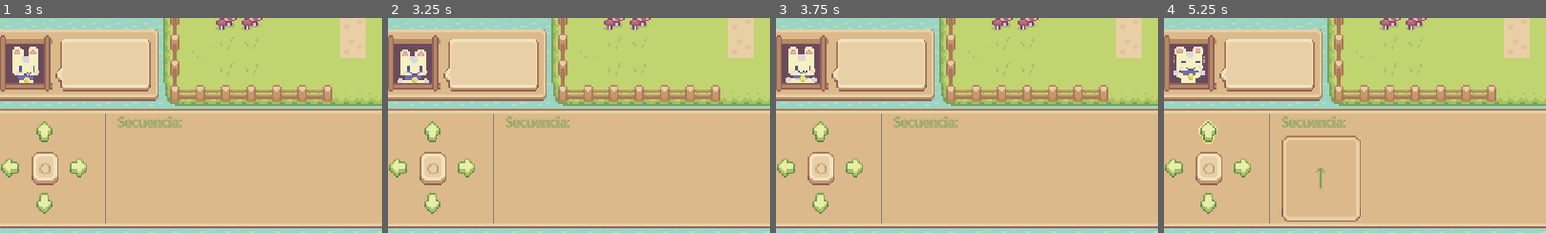
Above: before the commit, frames 1-4 (left to right).
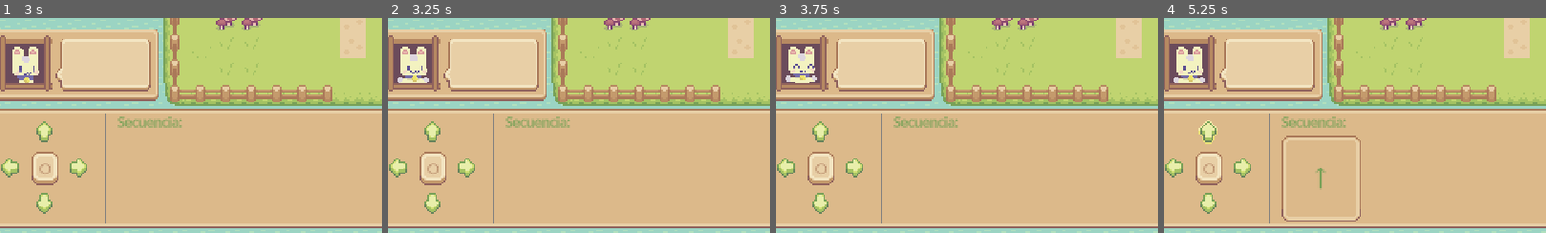
Above: after the commit, the same moments.

Repository: iarabaya/proyecto-integrador-v1
Game: Godot game, scene res://scenes/main_menu/main_menu.tscn
The game is run twice, just before and just after one commit, with the same random seed, the same clock (stepped at 60 frames per second) and the same inputs.
Inputs (mouse positions are % of the whole screen's width and height, from its top left):
- Up to frame 1 (3 s): click "▶ Jugar" at 0.5 s; click "▶ Ejecutar" at 1.25 s; click "✕ Limpiar" at 2 s; click "↺ Reiniciar" at 2.75 s
- Up to frame 2 (3.25 s): no input
- Up to frame 3 (3.75 s): click "↺ Reiniciar" at 3.5 s
- Up to frame 4 (5.25 s): click "↺ Reiniciar" at 4.25 s; click (8, 76) at 5 s
The pictures show only the part of the screen within x 2-52%, y 50-100%; the shares and areas given below are measured in that part.

Frame 1 is identical in both runs. In frame 2, 0.4% of the frame differs, in the area x 2-11%, y 13-31%; in frame 3, 0.3%; in frame 4, 0.6%.

Commit message:
feat: delete movements clicked with clear and excited anim

Diff:
--- a/assets/resources/emotes.tres
+++ b/assets/resources/emotes.tres
@@ -178,18 +178,74 @@
 atlas = ExtResource("1_wfq2i")
 region = Rect2(128, 736, 32, 32)
 
+[sub_resource type="AtlasTexture" id="AtlasTexture_s0fu3"]
+atlas = ExtResource("1_wfq2i")
+region = Rect2(0, 448, 32, 32)
+
+[sub_resource type="AtlasTexture" id="AtlasTexture_85re2"]
+atlas = ExtResource("1_wfq2i")
+region = Rect2(32, 448, 32, 32)
+
+[sub_resource type="AtlasTexture" id="AtlasTexture_pgltb"]
+atlas = ExtResource("1_wfq2i")
+region = Rect2(64, 448, 32, 32)
+
+[sub_resource type="AtlasTexture" id="AtlasTexture_3buyw"]
+atlas = ExtResource("1_wfq2i")
+region = Rect2(0, 480, 32, 32)
+
+[sub_resource type="AtlasTexture" id="AtlasTexture_bt7bw"]
+atlas = ExtResource("1_wfq2i")
+region = Rect2(32, 480, 32, 32)
+
+[sub_resource type="AtlasTexture" id="AtlasTexture_virl2"]
+atlas = ExtResource("1_wfq2i")
+region = Rect2(64, 480, 32, 32)
+
+[sub_resource type="AtlasTexture" id="AtlasTexture_20whn"]
+atlas = ExtResource("1_wfq2i")
+region = Rect2(96, 480, 32, 32)
+
+[sub_resource type="AtlasTexture" id="AtlasTexture_iu7os"]
+atlas = ExtResource("1_wfq2i")
+region = Rect2(128, 480, 32, 32)
+
+[sub_resource type="AtlasTexture" id="AtlasTexture_hclf2"]
+atlas = ExtResource("1_wfq2i")
+region = Rect2(160, 480, 32, 32)
+
+[sub_resource type="AtlasTexture" id="AtlasTexture_ukwuh"]
+atlas = ExtResource("1_wfq2i")
+region = Rect2(192, 480, 32, 32)
+
+[sub_resource type="AtlasTexture" id="AtlasTexture_qnc64"]
+atlas = ExtResource("1_wfq2i")
+region = Rect2(0, 544, 32, 32)
+
+[sub_resource type="AtlasTexture" id="AtlasTexture_l1wef"]
+atlas = ExtResource("1_wfq2i")
+region = Rect2(0, 576, 32, 32)
+
+[sub_resource type="AtlasTexture" id="AtlasTexture_vq8m6"]
+atlas = ExtResource("1_wfq2i")
+region = Rect2(32, 576, 32, 32)
+
+[sub_resource type="AtlasTexture" id="AtlasTexture_cyv4r"]
+atlas = ExtResource("1_wfq2i")
+region = Rect2(64, 576, 32, 32)
+
+[sub_resource type="AtlasTexture" id="AtlasTexture_6pges"]
+atlas = ExtResource("1_wfq2i")
+region = Rect2(96, 576, 32, 32)
+
+[sub_resource type="AtlasTexture" id="AtlasTexture_fcnyn"]
+atlas = ExtResource("1_wfq2i")
+region = Rect2(128, 576, 32, 32)
+
 [sub_resource type="AtlasTexture" id="AtlasTexture_jwldj"]
 atlas = ExtResource("1_wfq2i")
 region = Rect2(0, 448, 32, 32)
 
-[sub_resource type="AtlasTexture" id="AtlasTexture_s0fu3"]
-atlas = ExtResource("1_wfq2i")
-region = Rect2(32, 448, 32, 32)
-
-[sub_resource type="AtlasTexture" id="AtlasTexture_85re2"]
-atlas = ExtResource("1_wfq2i")
-region = Rect2(64, 448, 32, 32)
-
 [sub_resource type="AtlasTexture" id="AtlasTexture_0mcx5"]
 atlas = ExtResource("1_wfq2i")
 region = Rect2(0, 480, 32, 32)
@@ -197,22 +253,6 @@
 [sub_resource type="AtlasTexture" id="AtlasTexture_8csop"]
 atlas = ExtResource("1_wfq2i")
 region = Rect2(32, 480, 32, 32)
-
-[sub_resource type="AtlasTexture" id="AtlasTexture_pgltb"]
-atlas = ExtResource("1_wfq2i")
-region = Rect2(64, 480, 32, 32)
-
-[sub_resource type="AtlasTexture" id="AtlasTexture_3buyw"]
-atlas = ExtResource("1_wfq2i")
-region = Rect2(96, 480, 32, 32)
-
-[sub_resource type="AtlasTexture" id="AtlasTexture_bt7bw"]
-atlas = ExtResource("1_wfq2i")
-region = Rect2(128, 480, 32, 32)
-
-[sub_resource type="AtlasTexture" id="AtlasTexture_virl2"]
-atlas = ExtResource("1_wfq2i")
-region = Rect2(160, 480, 32, 32)
 
 [sub_resource type="AtlasTexture" id="AtlasTexture_4ohk7"]
 atlas = ExtResource("1_wfq2i")
@@ -684,31 +724,66 @@
 }, {
 "frames": [{
 "duration": 1.0,
+"texture": SubResource("AtlasTexture_s0fu3")
+}, {
+"duration": 1.0,
+"texture": SubResource("AtlasTexture_85re2")
+}, {
+"duration": 1.0,
+"texture": SubResource("AtlasTexture_pgltb")
+}, {
+"duration": 1.0,
+"texture": SubResource("AtlasTexture_3buyw")
+}, {
+"duration": 1.0,
+"texture": SubResource("AtlasTexture_bt7bw")
+}, {
+"duration": 1.0,
+"texture": SubResource("AtlasTexture_virl2")
+}, {
+"duration": 1.0,
+"texture": SubResource("AtlasTexture_20whn")
+}, {
+"duration": 1.0,
+"texture": SubResource("AtlasTexture_iu7os")
+}, {
+"duration": 1.0,
+"texture": SubResource("AtlasTexture_hclf2")
+}, {
+"duration": 1.0,
+"texture": SubResource("AtlasTexture_ukwuh")
+}, {
+"duration": 1.0,
+"texture": SubResource("AtlasTexture_qnc64")
+}, {
+"duration": 1.0,
+"texture": SubResource("AtlasTexture_l1wef")
+}, {
+"duration": 1.0,
+"texture": SubResource("AtlasTexture_vq8m6")
+}, {
+"duration": 1.0,
+"texture": SubResource("AtlasTexture_cyv4r")
+}, {
+"duration": 1.0,
+"texture": SubResource("AtlasTexture_6pges")
+}, {
+"duration": 1.0,
+"texture": SubResource("AtlasTexture_fcnyn")
+}],
+"loop": true,
+"name": &"excited",
+"speed": 5.0
+}, {
+"frames": [{
+"duration": 1.0,
 "texture": SubResource("AtlasTexture_jwldj")
 }, {
 "duration": 1.0,
-"texture": SubResource("AtlasTexture_s0fu3")
-}, {
-"duration": 1.0,
-"texture": SubResource("AtlasTexture_85re2")
-}, {
-"duration": 1.0,
 "texture": SubResource("AtlasTexture_0mcx5")
 }, {
 "duration": 1.0,
 "texture": SubResource("AtlasTexture_8csop")
-}, {
-"duration": 1.0,
-"texture": SubResource("AtlasTexture_pgltb")
-}, {
-"duration": 1.0,
-"texture": SubResource("AtlasTexture_3buyw")
-}, {
-"duration": 1.0,
-"texture": SubResource("AtlasTexture_bt7bw")
-}, {
-"duration": 1.0,
-"texture": SubResource("AtlasTexture_virl2")
 }, {
 "duration": 1.0,
 "texture": SubResource("AtlasTexture_4ohk7")
--- a/scenes/character_reaction/character_reaction.tscn
+++ b/scenes/character_reaction/character_reaction.tscn
@@ -15,6 +15,5 @@
 [node name="CharacterReaction" type="AnimatedSprite2D" parent="." unique_id=1088237236]
 scale = Vector2(0.75, 0.75)
 sprite_frames = ExtResource("2_i51dj")
-animation = &"neutral"
-frame = 7
-frame_progress = 1.0
+animation = &"excited"
+frame_progress = 0.90655476
--- a/scenes/command_ui/command_ui.gd
+++ b/scenes/command_ui/command_ui.gd
@@ -14,6 +14,7 @@
 
 var _queue: Array[String] = []
 var _slot_nodes: Array[PanelContainer] = []
+var _selected: Array[int] = []
 
 @onready var _btn_up:      TextureButton        = $Panel/Margin/HBox/DPad/BtnUp
 @onready var _btn_down:    TextureButton        = $Panel/Margin/HBox/DPad/BtnDown
@@ -50,12 +51,14 @@
 
 func _enqueue(cmd: String) -> void:
 	if _queue.size() >= MAX_SLOTS: return
+	_deselect_all()
 	_queue.append(cmd)
 	_add_slot_node(cmd, _queue.size())
 	_scroll_to_end()
 
 func _on_execute() -> void:
 	if _queue.is_empty(): return
+	_deselect_all()
 	execute_requested.emit(_queue.duplicate())
 
 func _on_restart() -> void:
@@ -63,6 +66,22 @@
 	restart_requested.emit()
 
 func _on_clear() -> void:
+	if _selected.is_empty():
+		# Nothing selected → clear everything
+		_queue.clear()
+		_clear_slot_nodes()
+	else:
+		# Delete only selected slots (process in reverse to keep indices valid)
+		_selected.sort()
+		_selected.reverse()
+		for i in _selected:
+			_queue.remove_at(i)
+			_slot_nodes[i].queue_free()
+			_slot_nodes.remove_at(i)
+		_selected.clear()
+
+func clear_queue() -> void:
+	_selected.clear()
 	_queue.clear()
 	_clear_slot_nodes()
 
@@ -79,6 +98,11 @@
 	lbl.add_theme_font_override("font", PIXEL_FONT)
 	slot.add_child(lbl)
 
+	slot.gui_input.connect(func(event: InputEvent):
+		if event is InputEventMouseButton and event.pressed and event.button_index == MOUSE_BUTTON_LEFT:
+			_toggle_select(_slot_nodes.find(slot))
+	)
+
 	_slots_hbox.add_child(slot)
 	_slot_nodes.append(slot)
 
@@ -87,7 +111,23 @@
 		node.queue_free()
 	_slot_nodes.clear()
 
+func _toggle_select(index: int) -> void:
+	if index < 0 or index >= _slot_nodes.size(): return
+
+	if index in _selected:
+		_selected.erase(index)
+		_slot_nodes[index].modulate = Color.WHITE
+	else:
+		_selected.append(index)
+		_slot_nodes[index].modulate = Color(1.0, 0.7, 0.7, 1.0)   # reddish tint = selected
+
 func _scroll_to_end() -> void:
 	# Wait one frame for the layout to update, then scroll to the right edge
 	await get_tree().process_frame
 	_scroll.scroll_horizontal = int(_scroll.get_h_scroll_bar().max_value)
+
+func _deselect_all() -> void:
+	for i in _selected:
+		if i < _slot_nodes.size():
+			_slot_nodes[i].modulate = Color.WHITE
+	_selected.clear()
--- a/scenes/game_level/game_level.gd
+++ b/scenes/game_level/game_level.gd
@@ -20,6 +20,7 @@
 var player: Node2D
 var pickup_manager: PickupManager
 var _running := false
+var _has_executed := false
 
 func _ready() -> void:
 	_level_key = SaveSystem.current_level_key
@@ -65,6 +66,11 @@
 	if _running: return
 	_running = true
 	_ui.lock(true)
+
+	if _has_executed:
+		_restart_state()
+
+	_has_executed = true
 	_character_reaction.show_emote("neutral")
 
 	await ProgramExecutor.execute_program(moves, player, pickup_manager)
@@ -81,15 +87,19 @@
 	if pickup_manager.get_remaining() > 0:
 		await _character_reaction.show_emote_after_current("annoyed")
 
+func _restart_state() -> void:
+	player_model.reset()
+	pickup_manager.reset()
+	pickup_manager.setup(level_data["objects"], level_data["solid"])
+	player.setup(player_model)
+
 func restart_level() -> void:
 	_win_overlay.visible = false
 	_ui.lock(false)
 	if _running: return
-	print("restart")
-	player_model.reset()
-	pickup_manager.reset()
-	pickup_manager.setup(level_data["objects"], level_data["solid"])
-	player.setup(player_model)
+	_restart_state()
+	_has_executed = false
+	_ui.clear_queue()              # clears the sequence (add this method if not done yet)
 	_character_reaction.show_emote("happy")
 
 func _on_next_level() -> void:
